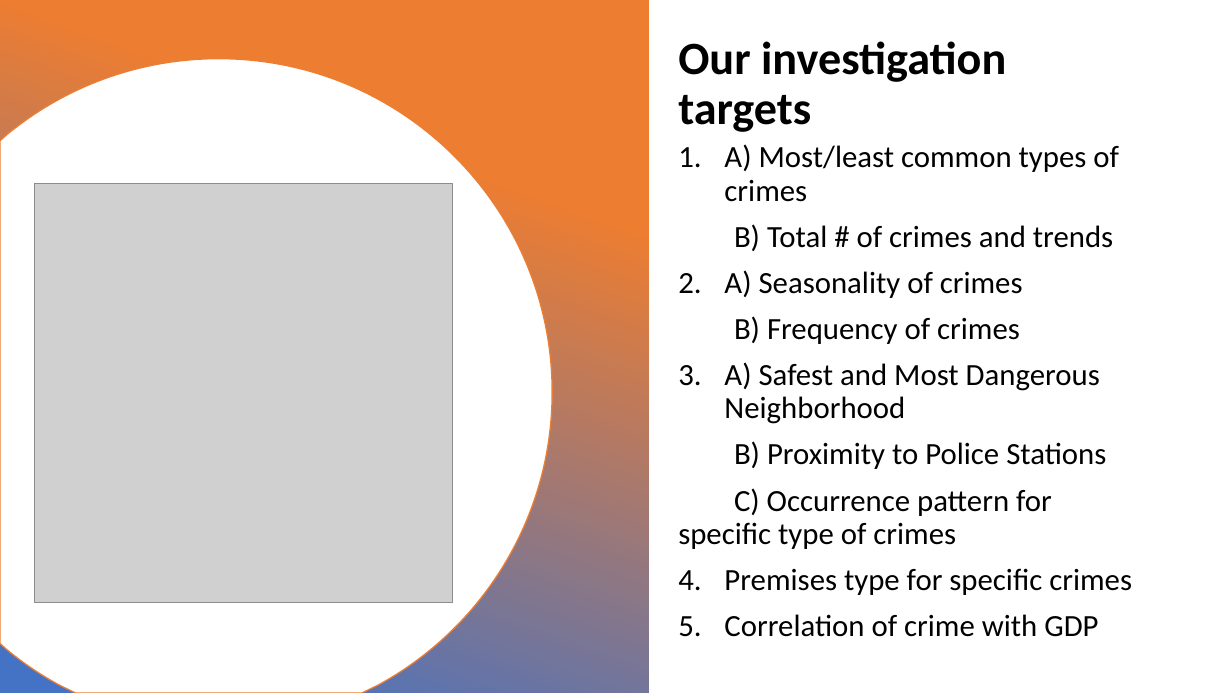
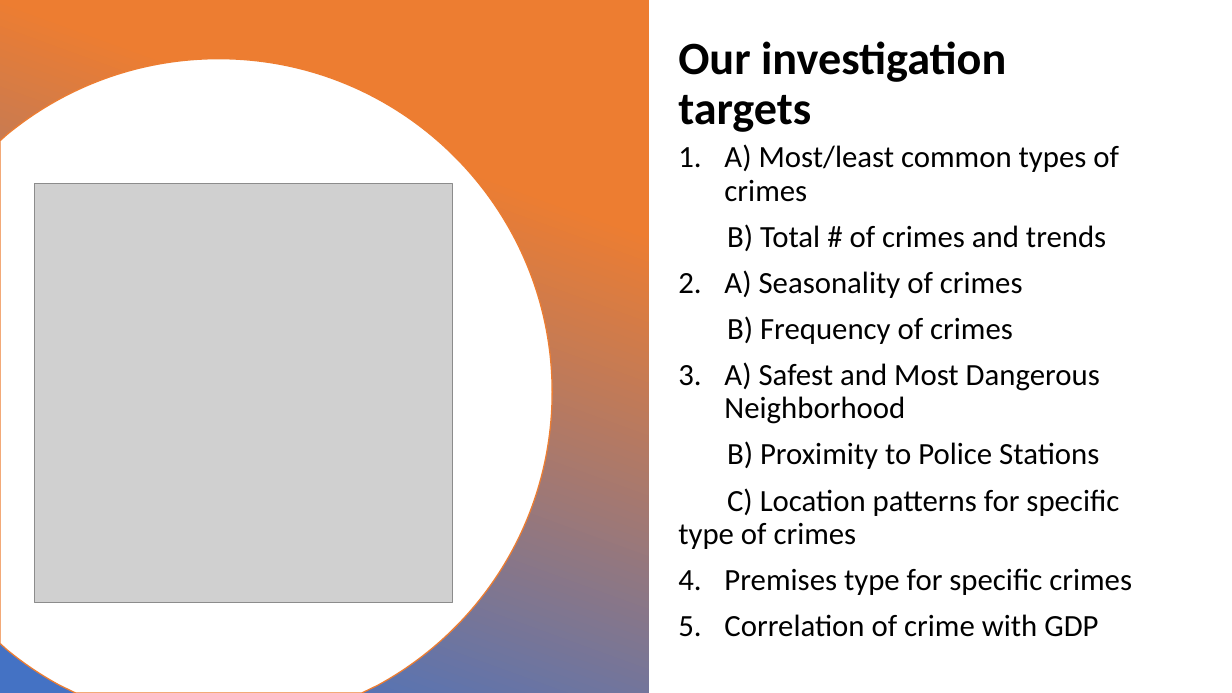
Before and after one commit to neha-nayeem/Project-01, a slide deck: slide 4 of Presentation - Project 01.pptx. Drawn at 1232x693 pixels with LibreOffice and Linux fonts; fonts in the diff are those of the drawing; grey boxes stand for pictures; background and template pictures are left out. Boxes give left, top, right and bottom in pixels: in the first picture for what was removed or moved away, otherwise in the second. Text is boxed around its words. In the diff, an @@ line names an element or a change of style, - is before the commit and + after.

```diff
--- a/Presentation - Project 01.pptx
+++ b/Presentation - Project 01.pptx
@@ text at (678,488,1119,549): text changed @@
-C) Occurrence pattern for specific type of crimes
+C) Location patterns for specific type of crimes
```
Also in this commit, not shown: 17 other slides changed.
